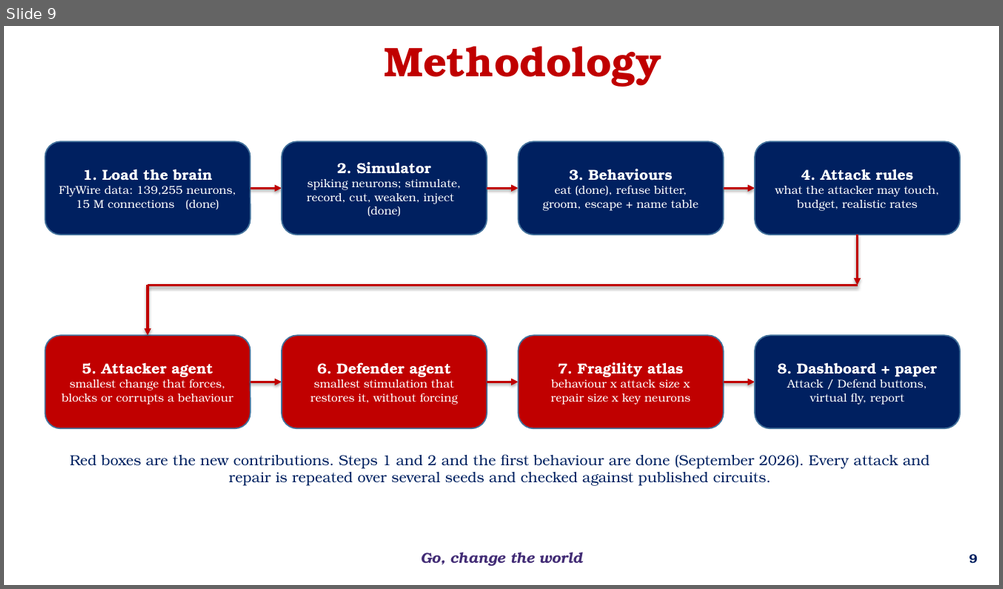
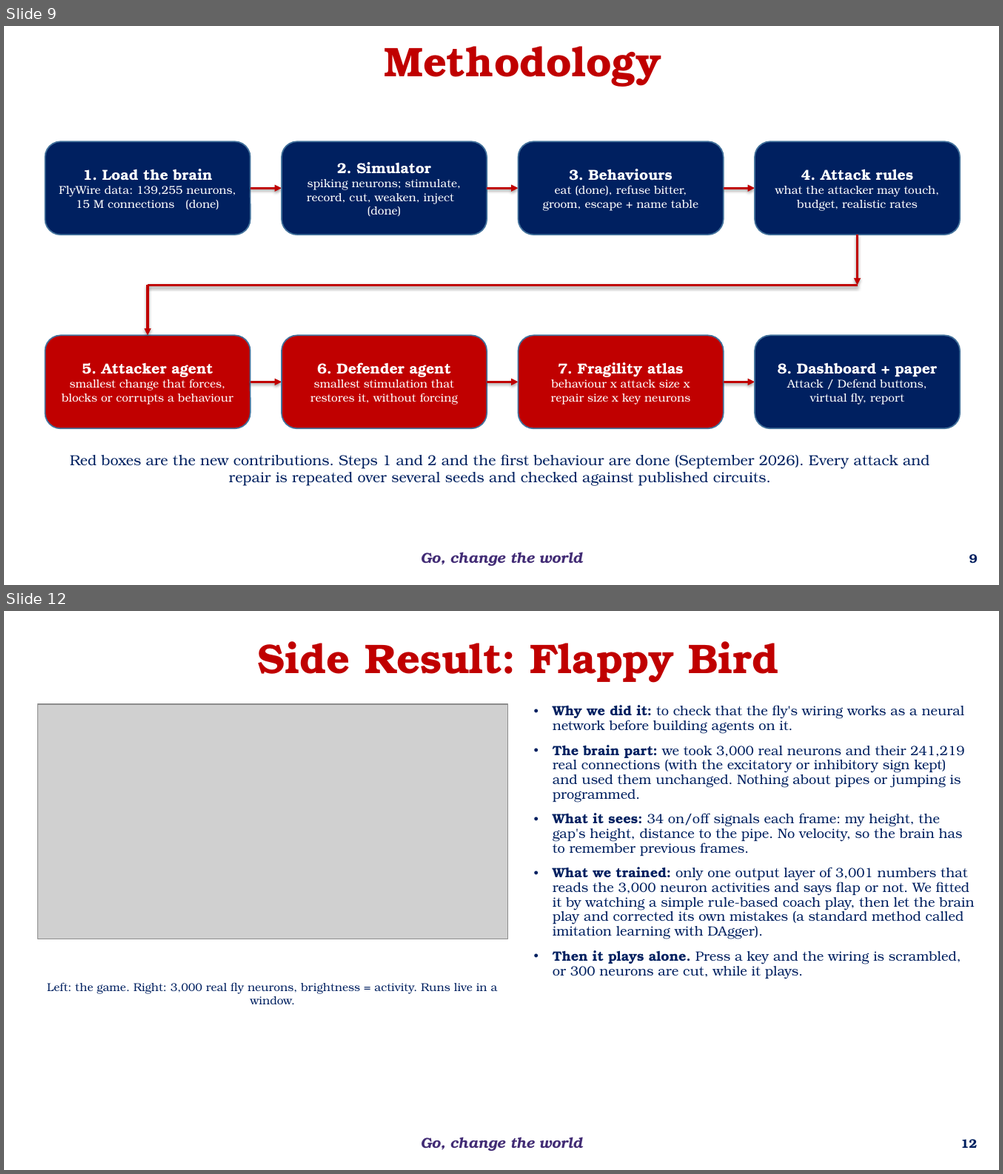
Before and after one commit to BHARATH9629/FlyBrainMappingSimulation, a slide deck: NeuroRedTeam_Phase1.pptx. Shown one above the other, each under a label of ours: slide 9 before the commit, slides 9 and 12 after it; the slides between them are not shown. The pictures are 1003x589 and 1003x1174 pixels, drawn with LibreOffice and Linux fonts; fonts in the diff are those of the drawing; grey boxes stand for pictures; background and template pictures are left out. Boxes give left, top, right and bottom in pixels: in the first picture for what was removed or moved away, otherwise in the second. Text is boxed around its words. In the diff, an @@ line names an element or a change of style, - is before the commit and + after.

```diff
--- a/NeuroRedTeam_Phase1.pptx
+++ b/NeuroRedTeam_Phase1.pptx
@@ slide 12 added at <box>4,611,999,1170</box>, background #FFFFFF; not listed: 1 template element that a slide beside it also shows @@
@@ rectangle added at <box>117,623,920,692</box>, outline #FFFFFF 0.75 pt dashed, 40 pt, text #C00000, bold @@
+Side Result: Flappy Bird
@@ picture added at <box>37,704,508,940</box> @@
@@ text added at <box>552,705,973,980</box>, 13 pt, text #002060 @@
+• Why we did it: to check that the fly's wiring works as a neural network before building agents on it.
+• The brain part: we took 3,000 real neurons and their 241,219 real connections (with the excitatory or inhibitory sign kept) and used them unchanged. Nothing about pipes or jumping is programmed.
+• What it sees: 34 on/off signals each frame: my height, the gap's height, distance to the pipe. No velocity, so the brain has to remember previous frames.
+• What we trained: only one output layer of 3,001 numbers that reads the 3,000 neuron activities and says flap or not. We fitted it by watching a simple rule-based coach play, then let the brain play and corrected its own mistakes (a standard method called imitation learning with DAgger).
+• Then it plays alone. Press a key and the wiring is scrambled, or 300 neurons are cut, while it plays.
@@ text added at <box>47,982,498,1005</box>, 11 pt, text #002060 @@
+Left: the game. Right: 3,000 real fly neurons, brightness = activity. Runs live in a window.
@@ page number added at <box>960,1139,976,1148</box>, 12 pt, text #002060, bold @@
+12
```
Also in this commit, not shown: 7 slides changed, 1 other slide added, 5 other files.
